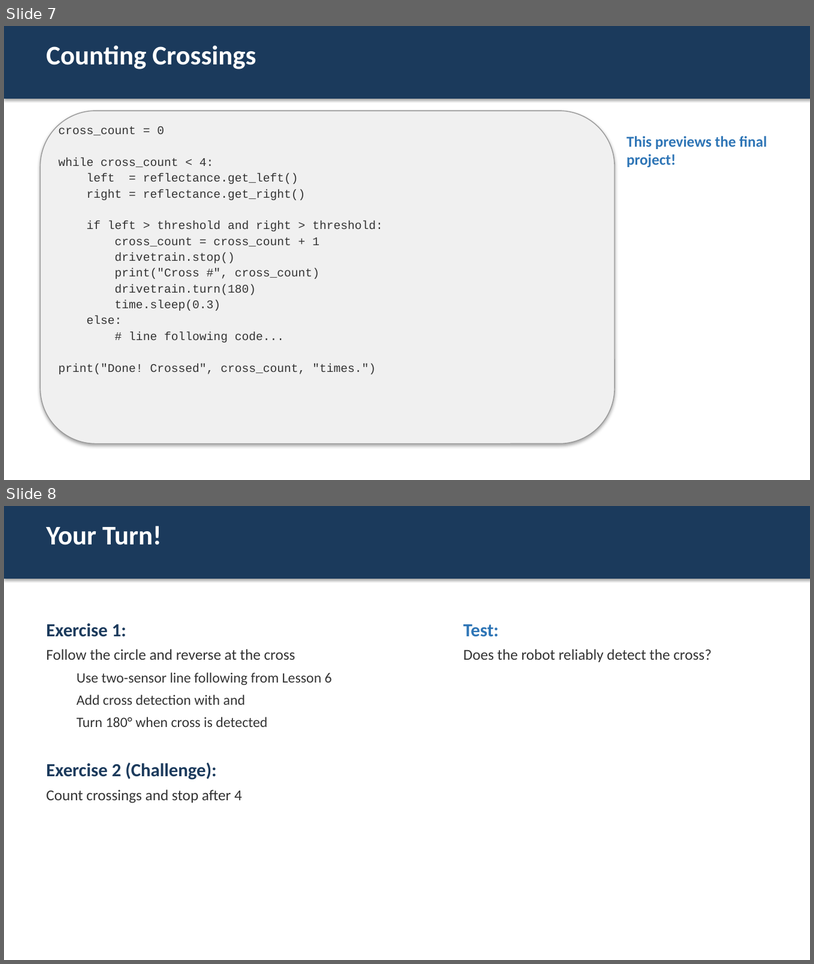
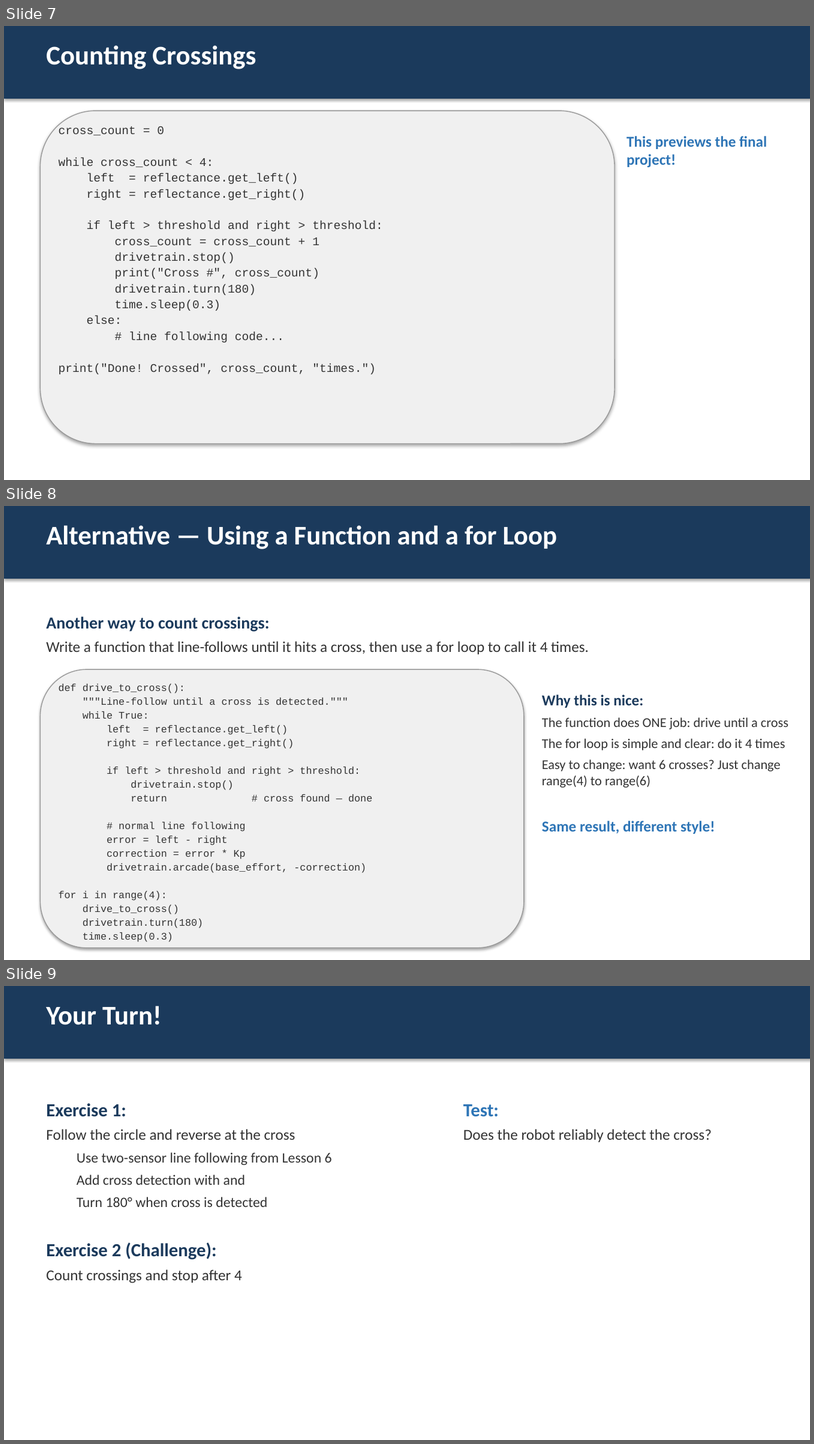
Before and after one commit to bradamiller/IntoToPython, a slide deck: module-02-line-tracking/slides/07-detecting-intersections.pptx. Shown one above the other, each under a label of ours: slides 7 and 8 before the commit, slides 7, 8 and 9 after it. The pictures are 814x964 and 814x1444 pixels, drawn with LibreOffice and Linux fonts; fonts in the diff are those of the drawing. Boxes give left, top, right and bottom in pixels: in the first picture for what was removed or moved away, otherwise in the second. Text is boxed around its words. In the diff, an @@ line names an element or a change of style, - is before the commit and + after.

```diff
--- a/module-02-line-tracking/slides/07-detecting-intersections.pptx
+++ b/module-02-line-tracking/slides/07-detecting-intersections.pptx
@@ slide 8 added at [4, 506, 810, 960], background #FFFFFF @@
@@ rectangle added at [4, 506, 810, 579], fill #1B3A5C @@
@@ text added at [46, 525, 557, 549], 32 pt, text #FFFFFF, bold @@
+Alternative — Using a Function and a for Loop
@@ text added at [46, 616, 589, 654], 18 pt, text #333333 @@
+Another way to count crossings:
+Write a function that line-follows until it hits a cross, then use a for loop to call it 4 times.
@@ rounded rectangle added at [40, 669, 524, 948], fill #F0F0F0, outline #999999 1 pt @@
@@ text added at [59, 684, 372, 942], 12 pt, text #333333 @@
+def drive_to_cross():
+"""Line-follow until a cross is detected."""
+while True:
+left = reflectance.get_left()
+right = reflectance.get_right()
+if left > threshold and right > threshold:
+drivetrain.stop()
+return # cross found — done
+# normal line following
+error = left - right
+correction = error * Kp
+drivetrain.arcade(base_effort, -correction)
+for i in range(4):
+drive_to_cross()
+drivetrain.turn(180)
+time.sleep(0.3)
@@ text added at [542, 694, 789, 834], 16 pt, text #333333 @@
+Why this is nice:
+The function does ONE job: drive until a cross
+The for loop is simple and clear: do it 4 times
+Easy to change: want 6 crosses? Just change range(4) to range(6)
+Same result, different style!
@@ what was slide 8 is now slide 9 @@
```
Also in this commit, not shown: 1 slide changed, 10 other files.
